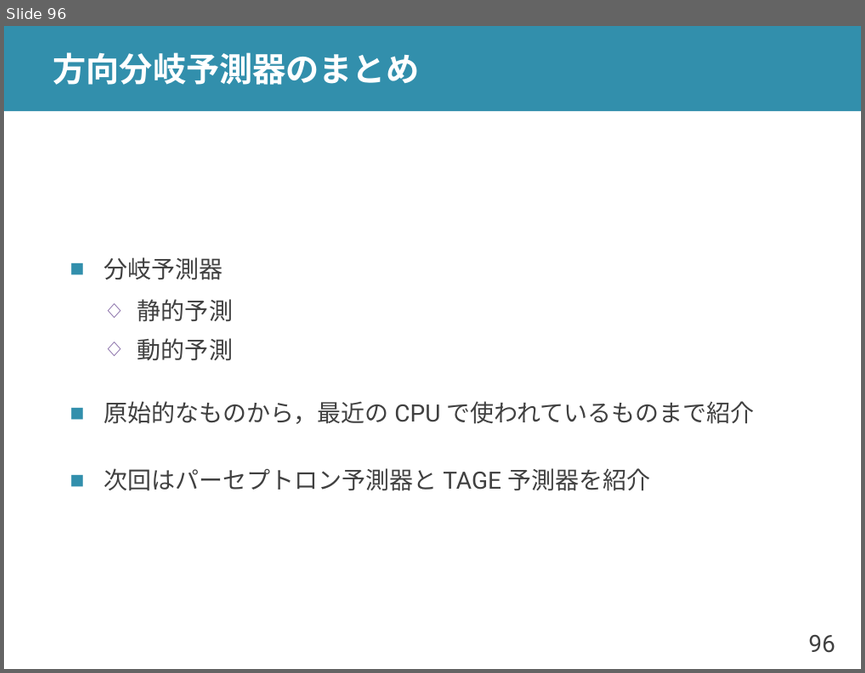
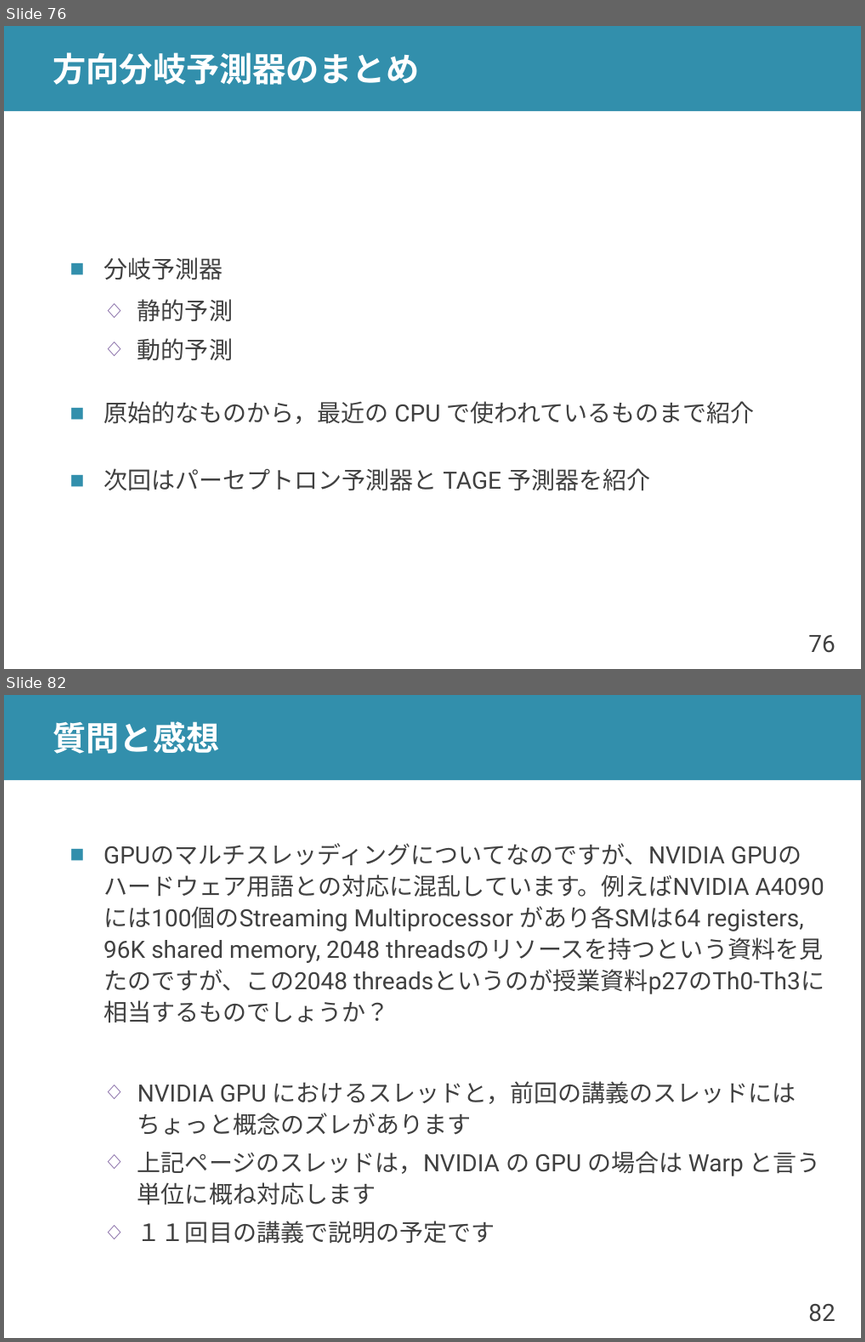
Before and after one commit to shioyadan/advanced-computer-organization, a slide deck: aco-shioya-06.pptx. Shown one above the other, each under a label of ours: slide 96 before the commit, slides 76 and 82 after it; the slides between them are not shown. The pictures are 865x673 and 865x1342 pixels, drawn with LibreOffice and Linux fonts; fonts in the diff are those of the drawing. Boxes give left, top, right and bottom in pixels: in the first picture for what was removed or moved away, otherwise in the second. Text is boxed around its words. In the diff, an @@ line names an element or a change of style, - is before the commit and + after.

```diff
--- a/aco-shioya-06.pptx
+++ b/aco-shioya-06.pptx
@@ slide 82 added at bbox=[4, 695, 861, 1338], background #FFFFFF; not listed: 2 template elements that a slide beside it also shows @@
@@ title added at bbox=[53, 721, 220, 754], 28 pt, text #FFFFFF, bold @@
+質問と感想
@@ text added at bbox=[103, 843, 824, 1243], 20 pt, text #404040 @@
+■ GPUのマルチスレッディングについてなのですが、NVIDIA GPUのハードウェア用語との対応に混乱しています。例えばNVIDIA A4090には100個のStreaming Multiprocessor があり各SMは64 registers, 96K shared memory, 2048 threadsのリソースを持つという資料を見たのですが、この2048 threadsというのが授業資料p27のTh0-Th3に相当するものでしょうか？
+  ◇ NVIDIA GPU におけるスレッドと，前回の講義のスレッドにはちょっと概念のズレがあります
+  ◇ 上記ページのスレッドは，NVIDIA の GPU の場合は Warp と言う単位に概ね対応します
+  ◇ １１回目の講義で説明の予定です
@@ what was slide 96 is now slide 76 @@
@@ page number at bbox=[808, 635, 834, 652]: text changed @@
-96
+76
```
Also in this commit, not shown: 9 slides changed, 14 other slides added, 19 slides removed, 1 other file.
